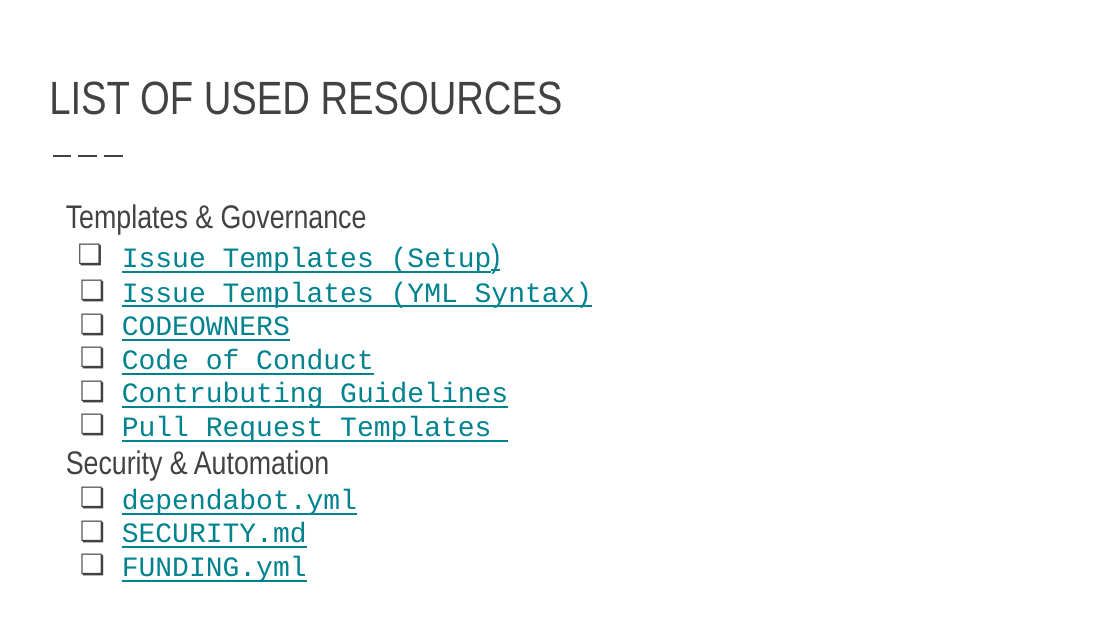
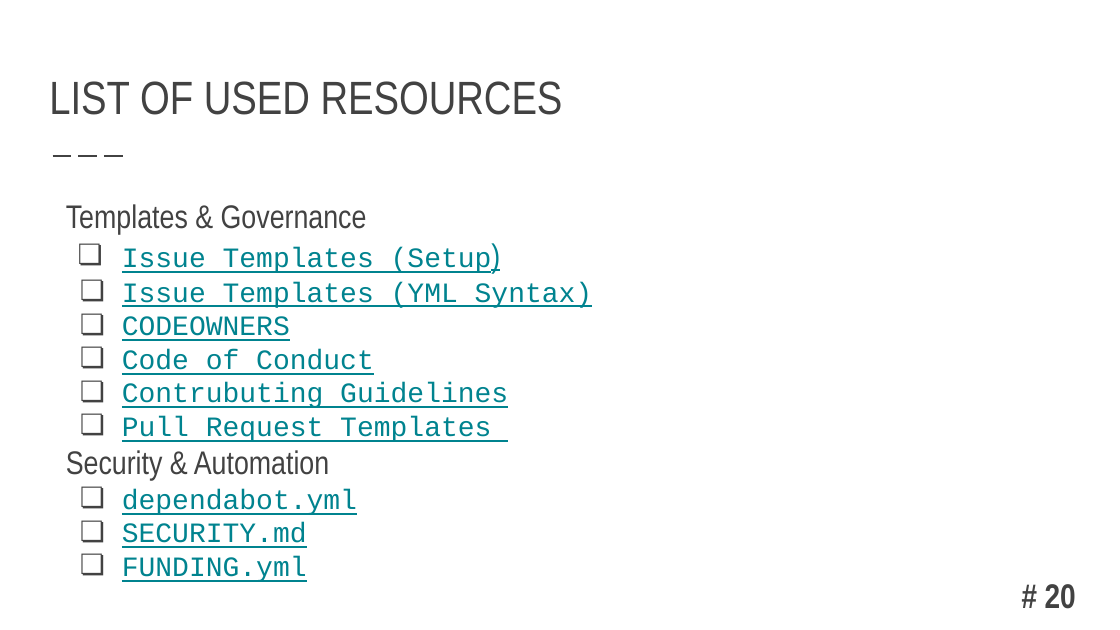
Before and after one commit to oleksandkov/oleksandkov-maded, a slide deck: slide 20 of presentations/.github Presentation/github folder in the project.pptx. Drawn at 1120x630 pixels with LibreOffice and Linux fonts; fonts in the diff are those of the drawing. Boxes give left, top, right and bottom in pixels: in the first picture for what was removed or moved away, otherwise in the second. Text is boxed around its words. In the diff, an @@ line names an element or a change of style, - is before the commit and + after.

```diff
--- a/presentations/.github Presentation/github folder in the project.pptx
+++ b/presentations/.github Presentation/github folder in the project.pptx
@@ text added at (1045,584,1076,609), 22 pt, text #424242, bold @@
+# 20
```
Also in this commit, not shown: 19 other slides changed, 5 other files.
